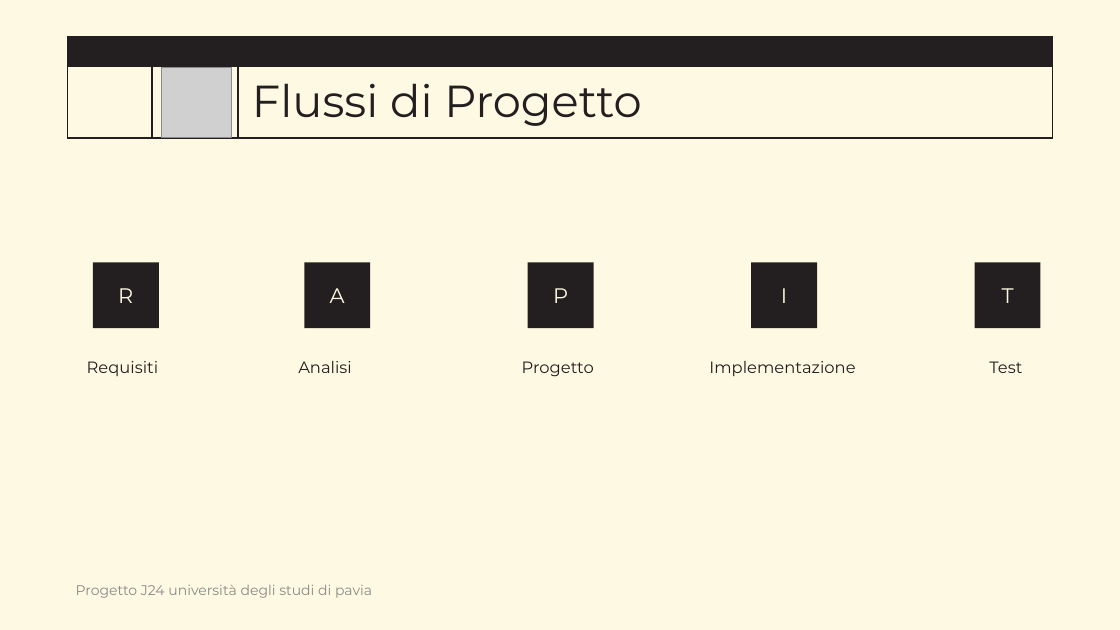
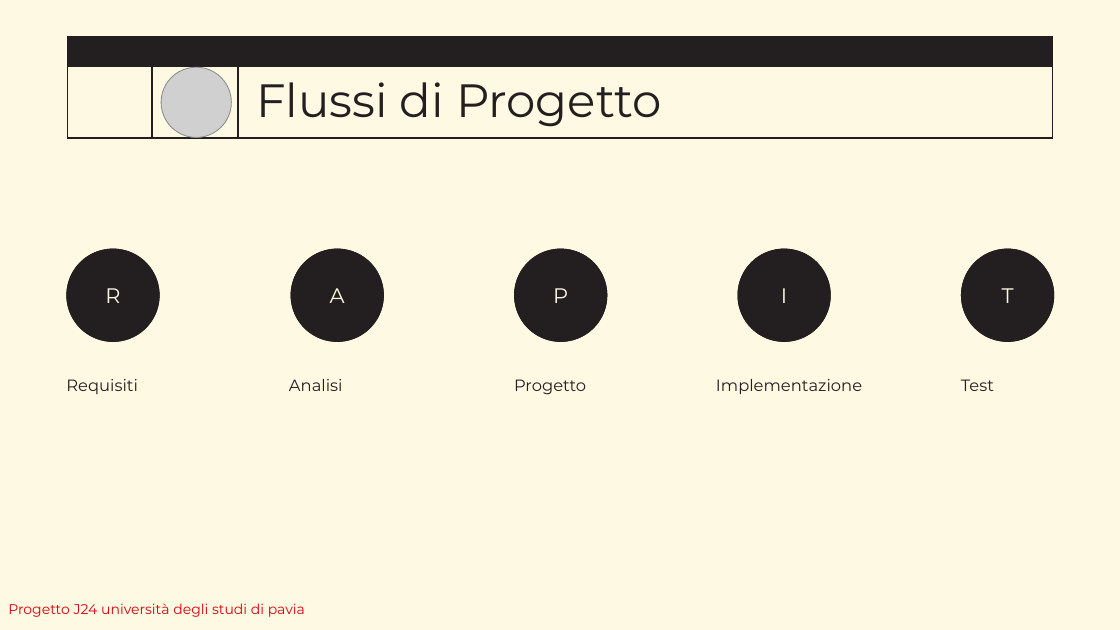
Before and after one commit to IngSW-unipv/Progetto-J24, a slide deck: slide 6 of doc/Presentation.pptx. Drawn at 1120x630 pixels with LibreOffice and Linux fonts; fonts in the diff are those of the drawing; grey boxes stand for pictures; background and template pictures are left out. Boxes give left, top, right and bottom in pixels: in the first picture for what was removed or moved away, otherwise in the second. Text is boxed around its words. In the diff, an @@ line names an element or a change of style, - is before the commit and + after.

```diff
--- a/doc/Presentation.pptx
+++ b/doc/Presentation.pptx
@@ title "Flussi di Progetto" at (256,82,661,127): size 38.4 to 40 pt @@
@@ text "R": place and size @@
-text "R" at (93,262,159,328)
+text "R" at (66,249,160,342)
@@ text "A": place and size @@
-text "A" at (304,262,370,328)
+text "A" at (291,249,384,342)
@@ text "P": place and size @@
-text "P" at (528,262,593,328)
+text "P" at (514,249,607,342)
@@ text "I": place and size @@
-text "I" at (751,262,817,328)
+text "I" at (738,249,831,342)
@@ text "T": place and size @@
-text "T" at (975,262,1040,328)
+text "T" at (961,249,1054,342)
@@ text "Requisiti": place and size @@
-text "Requisiti" at (87,361,159,376)
+text "Requisiti" at (66,379,138,394)
@@ text "Analisi": place and size @@
-text "Analisi" at (298,361,352,373)
+text "Analisi" at (289,379,343,391)
@@ text "Progetto": place and size @@
-text "Progetto" at (522,361,594,377)
+text "Progetto" at (514,379,586,395)
@@ text "Implementazione": place and size @@
-text "Implementazione" at (709,361,855,376)
+text "Implementazione" at (716,379,862,394)
@@ text "Test": place and size @@
-text "Test" at (989,361,1022,373)
+text "Test" at (961,379,994,391)
@@ text "Progetto J24 università degli studi ...": place and size @@
-text "Progetto J24 università degli studi ..." at (76,585,372,598)
+text "Progetto J24 università degli studi ..." at (8,603,305,617)
@@ text "Progetto J24 università degli studi ..." at (8,603,305,617): text colour #8A8A8A to #D8030F @@
```
Also in this commit, not shown: 10 other slides changed, 5 slides added, 1 slide removed.
